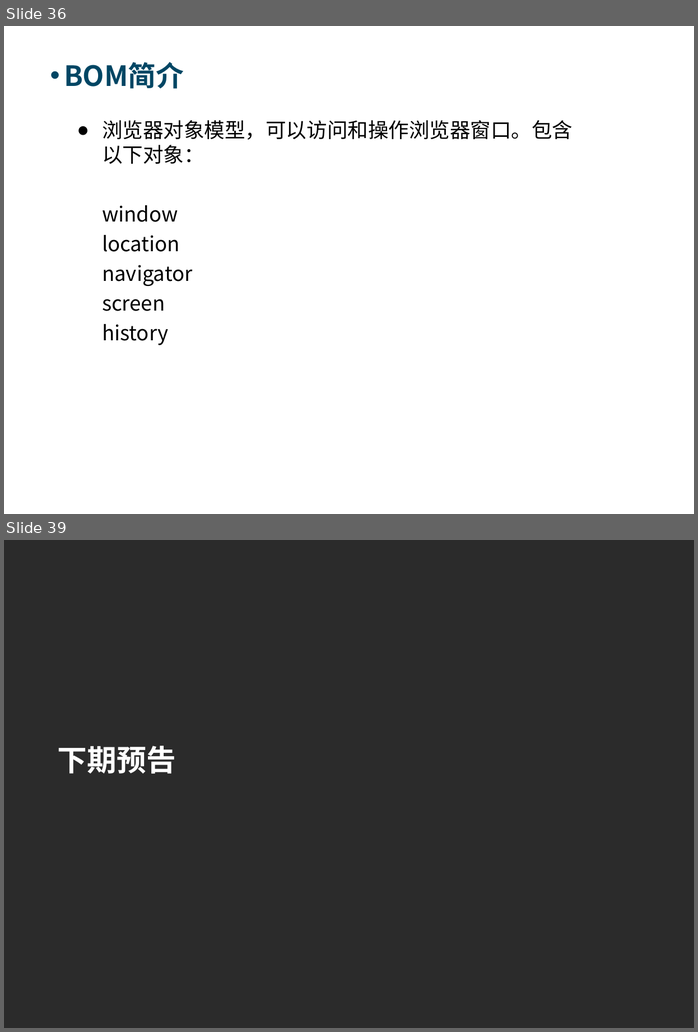
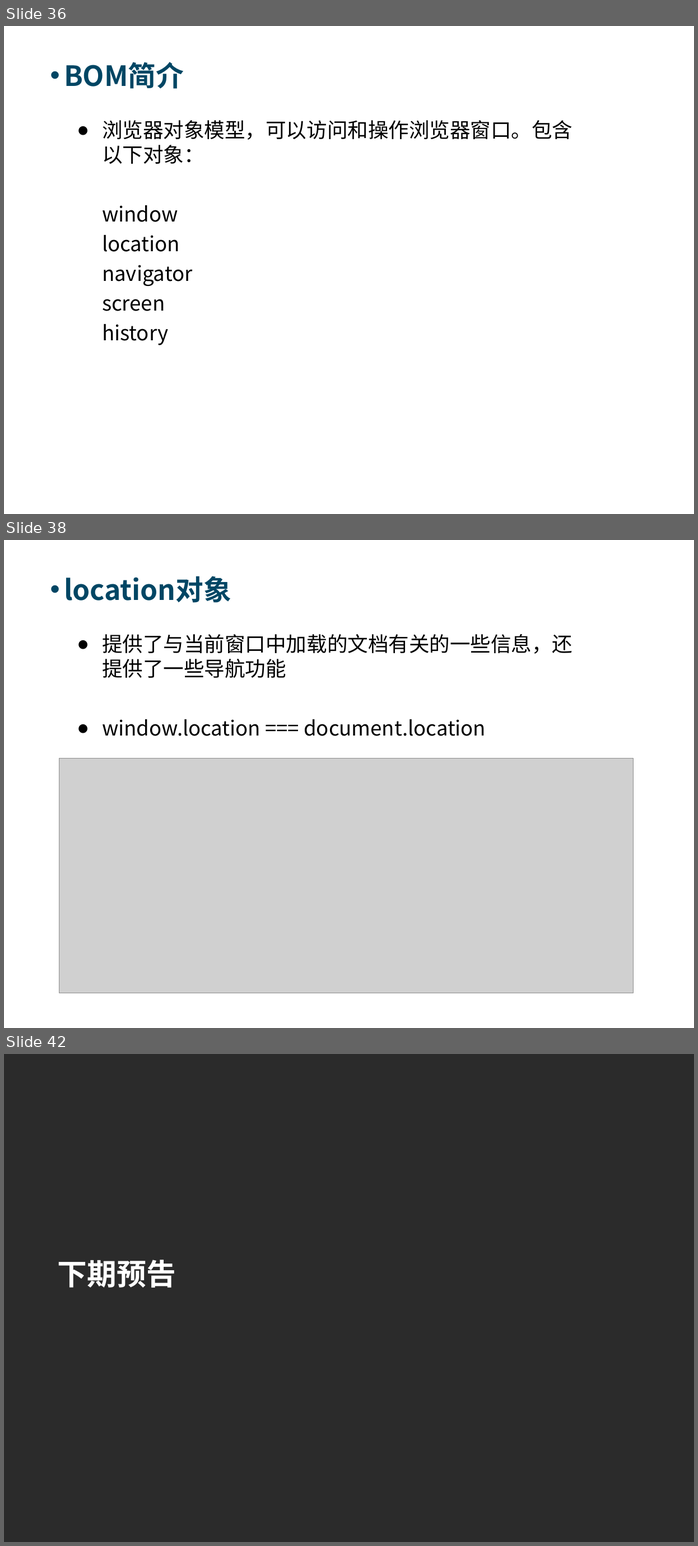
Before and after one commit to Moses824/Train-Javascript-Basic, a slide deck: Train_Javascript_Basic.ppt. Shown one above the other, each under a label of ours: slides 36 and 39 before the commit, slides 36, 38 and 42 after it; the slides between them are not shown. The pictures are 698x1032 and 698x1546 pixels, drawn with LibreOffice and Linux fonts; fonts in the diff are those of the drawing; grey boxes stand for pictures; background and template pictures are left out; a plain dark background stands for a picture behind light text. Boxes give left, top, right and bottom in pixels: in the first picture for what was removed or moved away, otherwise in the second. Text is boxed around its words. In the diff, an @@ line names an element or a change of style, - is before the commit and + after.

```diff
--- a/Train_Javascript_Basic.ppt
+++ b/Train_Javascript_Basic.ppt
@@ slide 38 added at (4, 540, 694, 1028), background picture (left out) @@
@@ text added at (64, 576, 231, 603), 34 pt, text #004664, bold @@
+• location对象
@@ text added at (102, 634, 572, 736), 25 pt, text #000000 @@
+● 提供了与当前窗口中加载的文档有关的一些信息，还提供了一些导航功能
+● window.location === document.location
@@ picture added at (59, 758, 633, 992) @@
@@ what was slide 39 is now slide 42 @@
```
Also in this commit, not shown: 2 slides changed, 4 other slides added, 1 slide removed, 1 other file.
